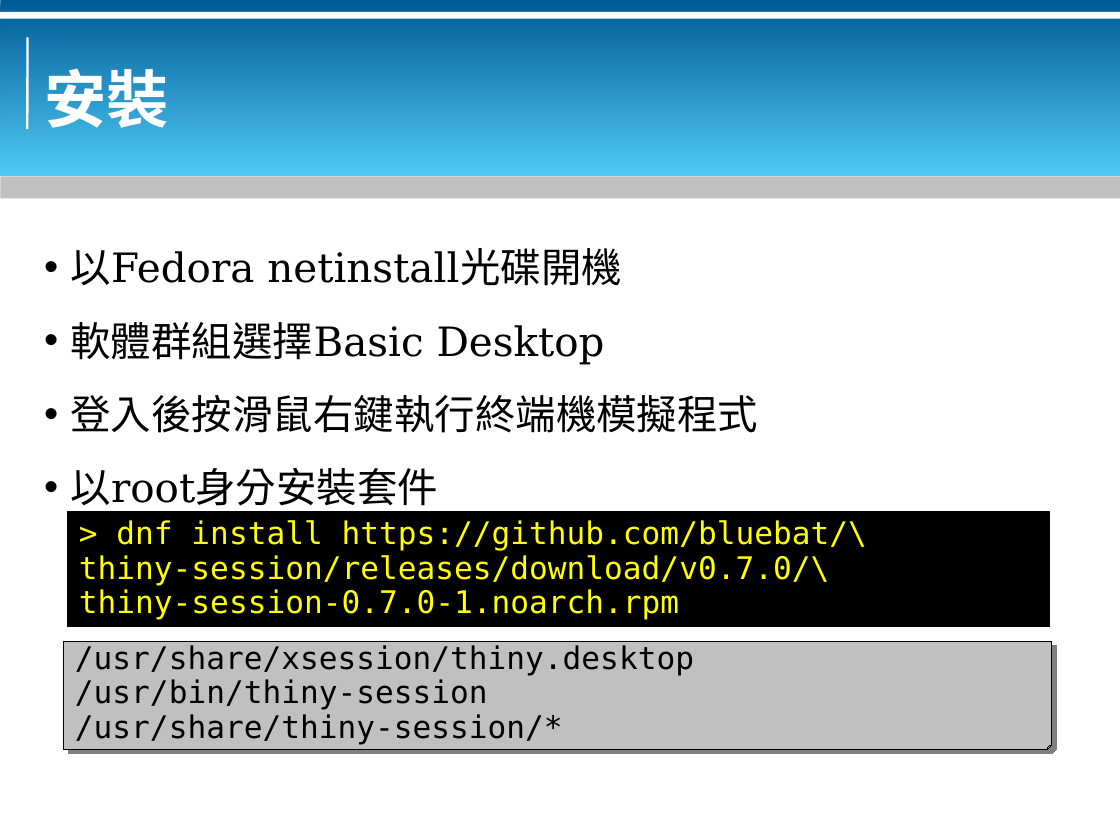
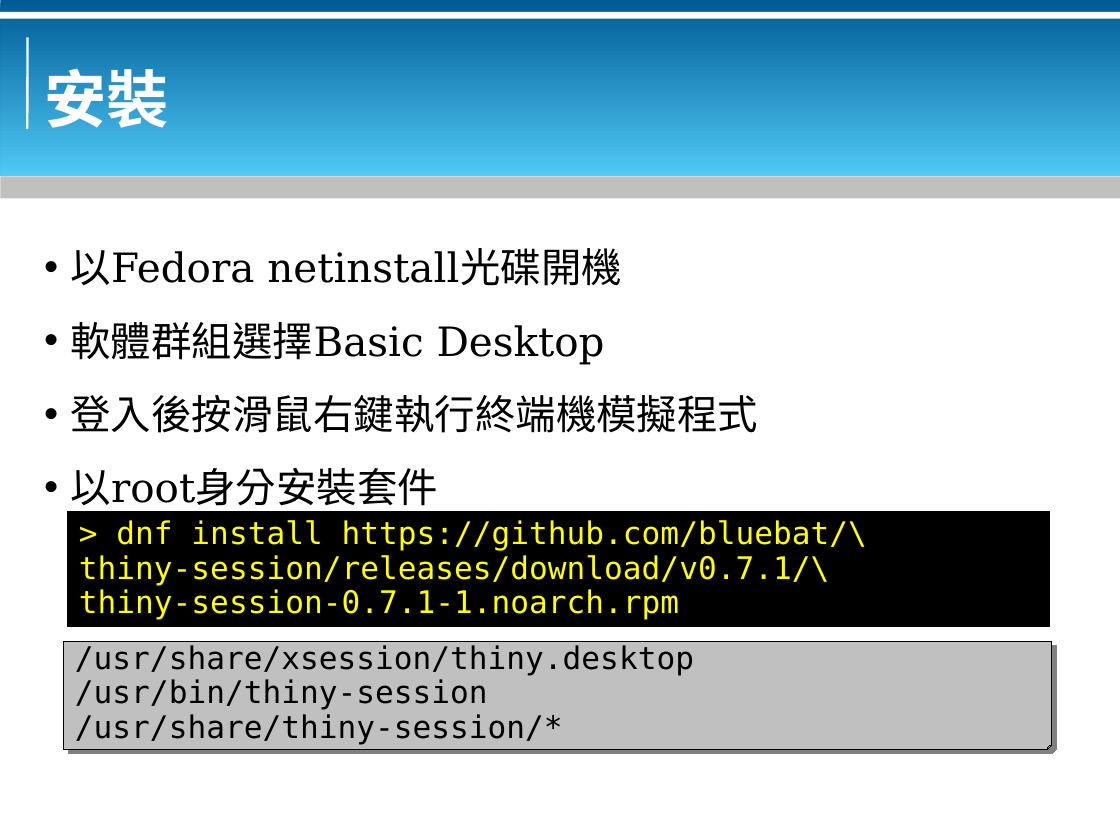
Before and after one commit to bluebat/.presentations, a slide deck: slide 4 of a-thin-and-tiny-session-for-x-window.odp. Drawn at 1120x840 pixels with LibreOffice and Linux fonts; fonts in the diff are those of the drawing; background and template pictures are left out. Boxes give left, top, right and bottom in pixels: in the first picture for what was removed or moved away, otherwise in the second. Text is boxed around its words. In the diff, an @@ line names an element or a change of style, - is before the commit and + after.

```diff
--- a/a-thin-and-tiny-session-for-x-window.odp
+++ b/a-thin-and-tiny-session-for-x-window.odp
@@ text in rectangle at <box>79,555,829,620</box>: text changed @@
-thiny-session/releases/download/v0.7.0/\
-thiny-session-0.7.0-1.noarch.rpm
+thiny-session/releases/download/v0.7.1/\
+thiny-session-0.7.1-1.noarch.rpm
```
Also in this commit, not shown: 1 other slide changed, 1 other file.
